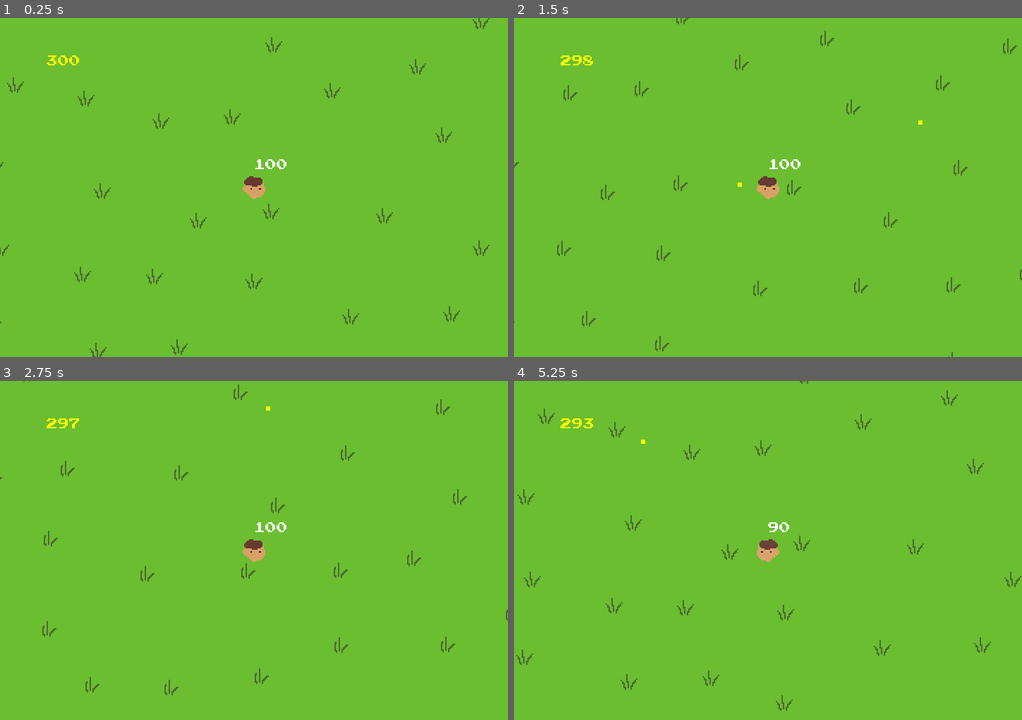
Above: before the commit, frames 1-4 (two rows, left to right).
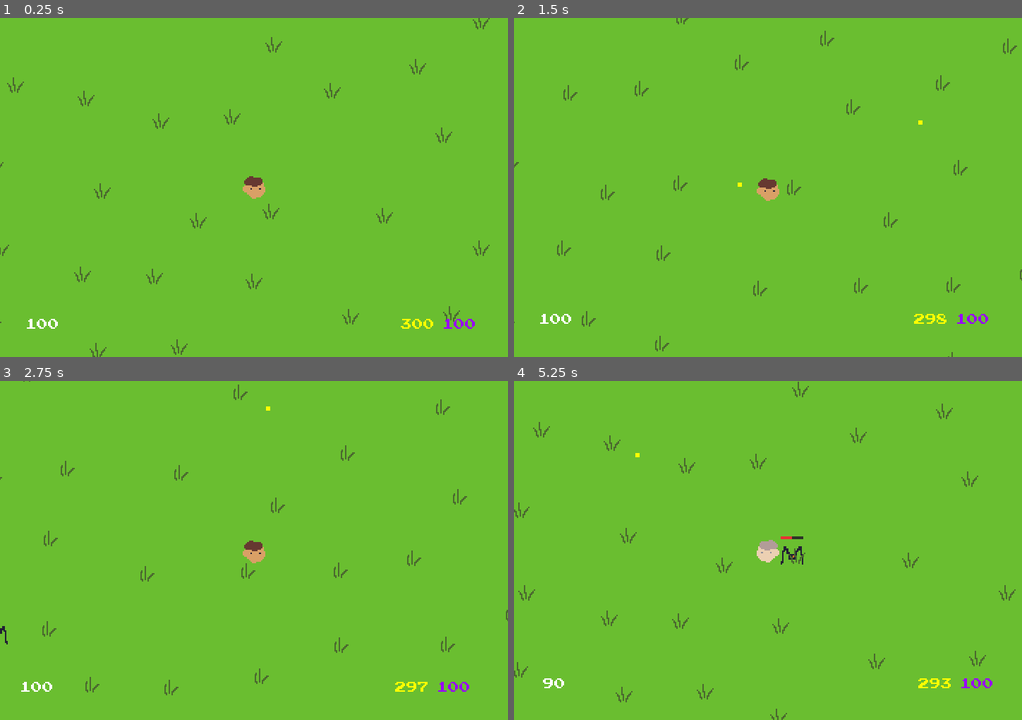
Above: after the commit, the same moments.

Repository: alecray/2d-game
Game: Godot game, scene res://scenes/main.tscn
The game is run twice, just before and just after one commit, with the same random seed, the same clock (stepped at 60 frames per second) and the same inputs.
Inputs (mouse positions are in pixels of both pictures, inside the frame that each line leads up to):
- Up to frame 1 (0.25 s): no input
- Up to frame 2 (1.5 s): move the mouse to (879, 170) at 0.52 s; hold D 0.53-1.28 s; click (879, 170) at 0.67 s; move the mouse to (666, 204) at 1.27 s; hold S from 1.28 s (still down); click (666, 204) at 1.42 s
- Up to frame 3 (2.75 s): move the mouse to (304, 475) at 2.02 s; release S at 2.03 s; hold D from 2.03 s (still down); click (304, 475) at 2.17 s
- Up to frame 4 (5.25 s): move the mouse to (742, 618) at 2.77 s; release D at 2.78 s; hold W 2.78-3.53 s; click (742, 618) at 2.92 s; move the mouse to (920, 601) at 3.52 s; hold A 3.53-5.03 s; click (920, 601) at 3.67 s; move the mouse to (615, 499) at 4.27 s; click (615, 499) at 4.42 s; move the mouse to (793, 550) at 5.02 s; hold S from 5.03 s (still down); click (793, 550) at 5.17 s

The runs differ from the first frame. In frame 1, 0.4% of the frame differs, in the area x 5-94%, y 11-92%; in frame 2, 0.5%; in frame 3, 0.5%; in frame 4, 2.4%, in the area x 0-100%, y 0-100%.

Commit message:
add elite enemy packs, magic wave ability, mana system, UI bob, enemy health bars, and pack aggression
- Elite enemies spawn in packs of 3 with blue glow shader, 1.5x size/speed, and shared pack_id so damaging one enrages the whole pack
- Magic wave ability on right-click expands outward, costs mana, and has a 30s cooldown
- Mana regenerates over time; UI label goes translucent while on cooldown
- Player walk bob using abs(sin) for footstep feel
- UI Control node bobs opposite to player velocity
- Enemy health bars drawn procedurally via _draw(); green/red threshold at 50%
- Bullets call take_damage(5) instead of die() directly; enemy rages for 1.5s on hit regardless of distance
- Refactored UI labels to signal-driven classes (health_label, ammo_label, mana_label)
- Tuned enemy HP: normal 10, elite 30

Co-Authored-By: Claude Sonnet 4.6 <noreply@anthropic.com>

Diff:
--- /dev/null
+++ b/assets/shaders/blue_glow.gdshader
@@ -0,0 +1,15 @@
+shader_type canvas_item;
+
+void fragment() {
+	vec4 tex = texture(TEXTURE, UV);
+
+	// shift the sprite colour toward bright blue
+	vec3 blue = vec3(0.1, 0.45, 1.0);
+	vec3 tinted = mix(tex.rgb, blue * length(tex.rgb), 0.85);
+
+	// pulsing additive glow on top
+	float pulse = sin(TIME * 3.0) * 0.3 + 0.7;
+	tinted += vec3(0.0, 0.25, 1.0) * pulse * tex.a * 0.6;
+
+	COLOR = vec4(tinted, tex.a);
+}
--- a/scenes/main.gd
+++ b/scenes/main.gd
@@ -7,11 +7,15 @@
 const MIN_SPAWN_INTERVAL = 0.25  # fastest the spawner can ever get
 const SPAWN_DISTANCE = 300.0
 const KILLS_PER_EXTRA_ENEMY = 30  # one extra enemy spawned per tick for every N kills
+const CLUSTER_SPREAD = 40.0       # how far apart enemies in the same cluster can spawn
 const MAX_ENEMIES = 100
+const ELITE_CHANCE = 0.15   # 15% chance a cluster spawns as elite
+const ELITE_PACK_SIZE = 3   # elite clusters always spawn this many
 
 @onready var player = $CharacterBody2D_Player
 @onready var grass_parent = $GrassParent
 var spawn_timer = 0.0
+var _next_pack_id = 0
 
 func _get_spawn_interval() -> float:
 	var kills = get_node("/root/GameState").kills
@@ -32,21 +36,37 @@
 	spawn_timer -= delta
 	if spawn_timer <= 0:
 		var current = get_tree().get_nodes_in_group("enemy").size()
-		for i in _get_spawn_count():
-			if current + i < MAX_ENEMIES:
-				spawn_enemy()
+		var count = _get_spawn_count()
+		if current < MAX_ENEMIES:
+			# roll elite once per cluster — elites always come in a fixed pack size
+			var is_elite = randf() < ELITE_CHANCE
+			var cluster_origin = _get_cluster_origin()
+			var spawn_count = ELITE_PACK_SIZE if is_elite else count
+			var pack_id = -1
+			if is_elite:
+				pack_id = _next_pack_id
+				_next_pack_id += 1
+			for i in spawn_count:
+				if current + i < MAX_ENEMIES:
+					spawn_enemy(cluster_origin, is_elite, pack_id)
 		spawn_timer = _get_spawn_interval()
 
-## Spawns an enemy at random distance/angle from player
-func spawn_enemy() -> void:
+## Returns a random point just outside the player's view to use as a cluster center
+func _get_cluster_origin() -> Vector2:
+	var angle = randf() * TAU
+	var distance = randf_range(SPAWN_DISTANCE * 0.8, SPAWN_DISTANCE)
+	return player.global_position + Vector2.from_angle(angle) * distance
+
+## Spawns one enemy near the given cluster origin
+func spawn_enemy(cluster_origin: Vector2, is_elite: bool = false, pack_id: int = -1) -> void:
 	var enemy = ENEMY_SCENE.instantiate()
-	var random_angle = randf() * TAU
-	var random_distance = randf_range(SPAWN_DISTANCE * 0.8, SPAWN_DISTANCE)
-	var spawn_pos = player.global_position + Vector2.from_angle(random_angle) * random_distance
-
-	enemy.global_position = spawn_pos
+	var scatter = Vector2.from_angle(randf() * TAU) * randf() * CLUSTER_SPREAD
+	enemy.global_position = cluster_origin + scatter
 	enemy.add_to_group("enemy")
 	add_child(enemy)
+	if is_elite:
+		enemy.make_elite()
+		enemy.pack_id = pack_id
 
 ## Generates grass using blue noise algorithm for natural distribution
 func spawn_grass_in_area(count: int, area_size: Vector2, area_offset: Vector2) -> void:
--- a/scenes/main.tscn
+++ b/scenes/main.tscn
@@ -4,7 +4,11 @@
 [ext_resource type="Texture2D" uid="uid://c0gxy12jx3ry4" path="res://assets/sprites/backgrounds/background-1.png" id="1_o5qli"]
 [ext_resource type="Texture2D" uid="uid://sulbw2ssknko" path="res://assets/sprites/characters/character1.png" id="2_0wfyh"]
 [ext_resource type="Script" uid="uid://cc5lka85pb1ok" path="res://scripts/characters/player.gd" id="2_sugp2"]
-[ext_resource type="FontFile" path="res://assets/fonts/PressStart2P-Regular.ttf" id="3_font"]
+[ext_resource type="FontFile" uid="uid://d1ajy0i3e10af" path="res://assets/fonts/PressStart2P-Regular.ttf" id="3_font"]
+[ext_resource type="Script" uid="uid://de21due6jb8ri" path="res://scripts/ui/health_label.gd" id="4_hlabel"]
+[ext_resource type="Script" uid="uid://cuwtouh3ix8h7" path="res://scripts/ui/ammo_label.gd" id="5_alabel"]
+[ext_resource type="Script" uid="uid://8st331s4dgtn" path="res://scripts/ui/ui_bob.gd" id="6_uibob"]
+[ext_resource type="Script" uid="uid://65styo81avaq" path="res://scripts/ui/mana_label.gd" id="7_mlabel"]
 
 [sub_resource type="RectangleShape2D" id="RectangleShape2D_o5qli"]
 size = Vector2(32, 32)
@@ -41,28 +45,52 @@
 [node name="Camera2D" type="Camera2D" parent="CharacterBody2D_Player" unique_id=1807067164]
 
 [node name="UI" type="Control" parent="CharacterBody2D_Player/Camera2D" unique_id=1410296028]
-custom_minimum_size = Vector2(650, 400)
+custom_minimum_size = Vector2(680, 440)
 layout_mode = 3
-anchors_preset = 0
-offset_left = -322.0
-offset_top = -199.0
-offset_right = 328.0
-offset_bottom = 201.0
+anchors_preset = 8
+anchor_left = 0.5
+anchor_top = 0.5
+anchor_right = 0.5
+anchor_bottom = 0.5
+offset_left = -340.0
+offset_top = -220.0
+offset_right = 340.0
+offset_bottom = 220.0
+grow_horizontal = 2
+grow_vertical = 2
+script = ExtResource("6_uibob")
 
-[node name="Label_Ammo" type="Label" parent="CharacterBody2D_Player/Camera2D/UI" unique_id=1397098709]
-layout_mode = 0
-offset_left = 28.0
-offset_top = 12.0
-offset_right = 68.0
-offset_bottom = 35.0
+[node name="Bottom_Left" type="Node2D" parent="CharacterBody2D_Player/Camera2D/UI" unique_id=2072939989]
+position = Vector2(23, 427)
+
+[node name="Label_Health" type="Label" parent="CharacterBody2D_Player/Camera2D/UI/Bottom_Left" unique_id=292366797]
+offset_left = -7.0
+offset_top = -21.0
+offset_right = 41.0
+offset_bottom = 19.0
+theme_override_fonts/font = ExtResource("3_font")
+text = "100"
+script = ExtResource("4_hlabel")
+
+[node name="Label_Ammo" type="Label" parent="CharacterBody2D_Player/Camera2D/UI/Bottom_Left" unique_id=1397098709]
+offset_left = 525.0
+offset_top = -21.0
+offset_right = 573.0
+offset_bottom = 2.0
 theme_override_colors/font_color = Color(1, 1, 0, 1)
 theme_override_fonts/font = ExtResource("3_font")
+text = "300"
+script = ExtResource("5_alabel")
 
-[node name="Label_Health" type="Label" parent="CharacterBody2D_Player" unique_id=292366797]
-offset_top = -40.0
-offset_right = 40.0
+[node name="Label_Mana" type="Label" parent="CharacterBody2D_Player/Camera2D/UI/Bottom_Left" unique_id=1967364529]
+offset_left = 584.0
+offset_top = -21.0
+offset_right = 632.0
+offset_bottom = 2.0
+theme_override_colors/font_color = Color(0.6, 0, 1, 1)
+theme_override_fonts/font = ExtResource("3_font")
 text = "100"
-theme_override_fonts/font = ExtResource("3_font")
+script = ExtResource("7_mlabel")
 
 [node name="HurtBox" type="Area2D" parent="CharacterBody2D_Player" unique_id=1944499096]
 
--- a/scripts/characters/bullet.gd
+++ b/scripts/characters/bullet.gd
@@ -18,6 +18,6 @@
 func _on_area_entered(area: Area2D) -> void:
 	if area.is_in_group("enemy_hitbox"):
 		var enemy = area.get_parent()
-		if enemy.has_method("die"):
-			enemy.die()
+		if enemy.has_method("take_damage"):
+			enemy.take_damage(5)
 		queue_free()
--- a/scripts/characters/enemy.gd
+++ b/scripts/characters/enemy.gd
@@ -1,12 +1,12 @@
 ## Enemy character with random movement and direction changes
 extends CharacterBody2D
 
-const SPEED = 100.0           # normal wandering speed
-const CHASE_SPEED = 220.0     # speed when chasing the player
-const ACCELERATION = 250.0    # how fast the enemy speeds up or slows down
+var SPEED = 100.0           # normal wandering speed
+var CHASE_SPEED = 220.0     # speed when chasing the player
+var ACCELERATION = 250.0    # how fast the enemy speeds up or slows down
 const CHANGE_DIRECTION_TIME = 2.0  # max seconds before picking a new wander direction
 const DETECTION_RANGE = 200.0 # how close the player has to be before the enemy notices them
-const DAMAGE = 10              # damage dealt to player on contact
+var DAMAGE = 10              # damage dealt to player on contact
 const SEPARATION_RADIUS = 28.0 # enemies start pushing apart within this distance
 const SEPARATION_FORCE = 80.0  # strength of that push
 const FloatingText = preload("res://scripts/utils/floating_text.gd")
@@ -14,6 +14,11 @@
 # each enemy is assigned one drop type on spawn — 30% ammo, 30% health, 40% nothing
 enum DropType { NONE, AMMO, HEALTH }
 var drop_type = DropType.NONE
+
+var max_health = 10
+var health = max_health
+var rage_timer = 0.0  # while > 0, enemy charges at boosted speed
+var pack_id = -1      # shared ID for elite pack-mates; -1 means no pack
 
 var direction = Vector2.ZERO  # which way the enemy is currently moving
 var time_until_change = 0.0   # countdown until the next random direction change
@@ -39,10 +44,12 @@
 func _physics_process(delta: float) -> void:
 	var player = get_tree().get_first_node_in_group("player")
 
-	if player and global_position.distance_to(player.global_position) <= DETECTION_RANGE:
-		# player is nearby — point straight at them and accelerate
+	var in_range = player and global_position.distance_to(player.global_position) <= DETECTION_RANGE
+	if player and (in_range or rage_timer > 0):
+		# chase the player — at double speed if enraged from taking a hit
 		direction = (player.global_position - global_position).normalized()
-		current_speed = move_toward(current_speed, CHASE_SPEED, ACCELERATION * delta)
+		var target_speed = CHASE_SPEED * (2.0 if rage_timer > 0 else 1.0)
+		current_speed = move_toward(current_speed, target_speed, ACCELERATION * delta)
 	else:
 		# player is far away — wander randomly and slow back down
 		time_until_change -= delta
@@ -51,6 +58,7 @@
 			time_until_change = randf_range(0.5, CHANGE_DIRECTION_TIME)
 		current_speed = move_toward(current_speed, SPEED, ACCELERATION * delta)
 
+	rage_timer -= delta
 	velocity = direction * current_speed + _get_separation()
 	move_and_slide()
 
@@ -76,18 +84,50 @@
 	var random_angle = randf() * TAU  # TAU is a full 360 degrees in radians
 	direction = Vector2.from_angle(random_angle)
 
+func take_damage(amount: int) -> void:
+	health -= amount
+	rage_timer = 1.5  # lunge at the player for 1.5s after being hit
+	queue_redraw()
+	if pack_id != -1:
+		for body in get_tree().get_nodes_in_group("enemy"):
+			if body != self and body.pack_id == pack_id:
+				body.rage_timer = 1.5
+	if health <= 0:
+		die()
+
+func _draw() -> void:
+	if health >= max_health:
+		return
+	var bar_width = 32.0
+	var bar_height = 4.0
+	var bar_pos = Vector2(-bar_width / 2, -26)
+	draw_rect(Rect2(bar_pos, Vector2(bar_width, bar_height)), Color(0.15, 0.15, 0.15, 0.9))
+	var fill = bar_width * (float(health) / max_health)
+	var col = Color(0.2, 0.85, 0.2) if health > max_health * 0.5 else Color(0.9, 0.2, 0.2)
+	draw_rect(Rect2(bar_pos, Vector2(fill, bar_height)), col)
+
+## Turns this enemy elite — applies a blue glow shader to mark it visually
+func make_elite() -> void:
+	var mat = ShaderMaterial.new()
+	mat.shader = preload("res://assets/shaders/blue_glow.gdshader")
+	$AnimatedSprite2D_Enemy1.material = mat
+	scale = Vector2(1.5, 1.5)
+	CHASE_SPEED *= 1.5
+	ACCELERATION *= 1.5
+	DAMAGE *= 2
+	max_health = 30
+	health = max_health
+
 ## Remove this enemy from the scene (called when hit by a bullet)
 func die() -> void:
 	get_node("/root/GameState").kills += 1
 	var player = get_tree().get_first_node_in_group("player")
 	if player:
 		if drop_type == DropType.AMMO:
-			player.ammo = player.MAX_AMMO
-			player.update_ammo_display()
+			player.ammo = player.MAX_AMMO  # setter emits ammo_changed automatically
 			_spawn_popup("AMMO!", Color(1, 1, 0, 1))
 		elif drop_type == DropType.HEALTH:
-			player.health = player.MAX_HEALTH
-			player.update_health_display()
+			player.health = player.MAX_HEALTH  # setter emits health_changed automatically
 			_spawn_popup("HEALTH!", Color(0, 1, 0, 1))
 	queue_free()
 
--- /dev/null
+++ b/scripts/characters/magic_wave.gd
@@ -0,0 +1,31 @@
+## Expanding purple energy wave that kills any enemy it passes through.
+## Spawn it at the player's position and it handles everything itself.
+extends Node2D
+
+const EXPAND_SPEED = 250.0  # pixels per second the wave grows
+const MAX_RADIUS = 350.0
+
+var radius = 0.0
+var _hit = {}  # tracks enemies already killed so we don't double-hit
+
+func _process(delta: float) -> void:
+	radius += EXPAND_SPEED * delta
+	queue_redraw()
+
+	for enemy in get_tree().get_nodes_in_group("enemy"):
+		if enemy in _hit:
+			continue
+		if global_position.distance_to(enemy.global_position) <= radius:
+			_hit[enemy] = true
+			enemy.die()
+
+	if radius >= MAX_RADIUS:
+		queue_free()
+
+func _draw() -> void:
+	var t = radius / MAX_RADIUS
+	var alpha = 1.0 - t
+	# solid filled disc that fades as it expands
+	draw_circle(Vector2.ZERO, radius, Color(0.55, 0.0, 1.0, alpha * 0.45))
+	# bright leading edge so the boundary reads clearly
+	draw_arc(Vector2.ZERO, radius, 0.0, TAU, 64, Color(0.9, 0.6, 1.0, alpha), 3.0)
--- a/scripts/characters/player.gd
+++ b/scripts/characters/player.gd
@@ -9,12 +9,37 @@
 const BULLET_SPAWN_OFFSET = 20.0  # how far in front of the player bullets spawn
 const FIRE_RATE = 0.1          # seconds between shots while holding the mouse button
 const MAX_AMMO = 300
+const MAX_MANA = 100
+const MAGIC_COST = 50
+const MAGIC_COOLDOWN = 30.0
+const MANA_REGEN = 5.0  # mana restored per second
+const BOB_FREQUENCY = 14.0  # cycles per second
+const BOB_AMPLITUDE = 4.0   # pixels up and down
 
-var health = MAX_HEALTH
+const MagicWave = preload("res://scripts/characters/magic_wave.gd")
+
+signal health_changed(value: int)
+signal ammo_changed(value: int)
+signal mana_changed(value: int)
+signal magic_ready_changed(is_ready: bool)
+
+var health = MAX_HEALTH:
+	set(value):
+		health = value
+		health_changed.emit(value)
 var damage_cooldown = 0.0  # counts down to zero between hits
 var fire_cooldown = 0.0    # counts down to zero between shots
-var ammo = MAX_AMMO
+var ammo = MAX_AMMO:
+	set(value):
+		ammo = value
+		ammo_changed.emit(value)
+var mana = MAX_MANA:
+	set(value):
+		mana = value
+		mana_changed.emit(int(value))
+var magic_cooldown = 0.0
 var knockback_velocity = Vector2.ZERO  # decays each frame, applied on top of movement
+var bob_time = 0.0
 
 func _ready() -> void:
 	add_to_group("player")
@@ -23,13 +48,18 @@
 	shader_mat.shader = preload("res://assets/shaders/white_flash.gdshader")
 	$Sprite2D_Player.material = shader_mat
 
-	update_health_display()
-	update_ammo_display()
+
 
 func _physics_process(delta: float) -> void:
 	_handle_movement(delta)
 	_handle_contact_damage(delta)
 	_handle_shooting(delta)
+	var was_on_cooldown = magic_cooldown > 0
+	magic_cooldown -= delta
+	if was_on_cooldown and magic_cooldown <= 0:
+		magic_ready_changed.emit(true)
+	if mana < MAX_MANA:
+		mana = min(MAX_MANA, mana + MANA_REGEN * delta)
 
 func _handle_movement(delta: float) -> void:
 	# build a direction vector from whichever WASD keys are held
@@ -53,6 +83,13 @@
 	if input_direction.x != 0:
 		$Sprite2D_Player.flip_h = input_direction.x < 0
 
+	if input_direction != Vector2.ZERO:
+		bob_time += delta * BOB_FREQUENCY
+		$Sprite2D_Player.position.y = abs(sin(bob_time)) * BOB_AMPLITUDE
+	else:
+		bob_time = 0.0
+		$Sprite2D_Player.position.y = lerpf($Sprite2D_Player.position.y, 0.0, delta * 10.0)
+
 func _handle_contact_damage(delta: float) -> void:
 	damage_cooldown -= delta
 	for body in $HurtBox.get_overlapping_bodies():
@@ -70,18 +107,21 @@
 		fire_cooldown = FIRE_RATE
 
 
+func _input(event: InputEvent) -> void:
+	if event is InputEventMouseButton and event.pressed and event.button_index == MOUSE_BUTTON_RIGHT:
+		if magic_cooldown <= 0 and mana >= MAGIC_COST:
+			var wave = MagicWave.new()
+			add_sibling(wave)
+			wave.global_position = global_position
+			mana -= MAGIC_COST
+			magic_cooldown = MAGIC_COOLDOWN
+			magic_ready_changed.emit(false)
+
 func take_damage(amount: int) -> void:
-	health = max(0, health - amount)
-	update_health_display()
+	health = max(0, health - amount)  # setter emits health_changed automatically
 	FlashUtils.flash_white($Sprite2D_Player)
 	if health <= 0:
 		get_tree().change_scene_to_file("res://scenes/game_over.tscn")
-
-func update_health_display() -> void:
-	$Label_Health.text = str(health)
-
-func update_ammo_display() -> void:
-	$Camera2D/UI/Label_Ammo.text = str(ammo)
 
 func shoot_bullet() -> void:
 	if ammo <= 0:
@@ -94,5 +134,4 @@
 	bullet.global_position = global_position + direction_to_cursor * BULLET_SPAWN_OFFSET
 	add_sibling(bullet)
 
-	ammo -= 1
-	update_ammo_display()
+	ammo -= 1  # setter emits ammo_changed automatically
--- /dev/null
+++ b/scripts/ui/ammo_label.gd
@@ -0,0 +1,10 @@
+## Listens for ammo_changed on the player and updates itself.
+## Attach this to any Label node — it finds the player by group so it works anywhere in the tree.
+extends Label
+
+func _ready() -> void:
+	await get_tree().process_frame  # wait for player's _ready() to run and register its group
+	var player = get_tree().get_first_node_in_group("player")
+	if player:
+		text = str(player.ammo)
+		player.ammo_changed.connect(func(value): text = str(value))
--- /dev/null
+++ b/scripts/ui/health_label.gd
@@ -0,0 +1,10 @@
+## Listens for health_changed on the player and updates itself.
+## Attach this to any Label node — it finds the player by group so it works anywhere in the tree.
+extends Label
+
+func _ready() -> void:
+	await get_tree().process_frame  # wait for player's _ready() to run and register its group
+	var player = get_tree().get_first_node_in_group("player")
+	if player:
+		text = str(player.health)
+		player.health_changed.connect(func(value): text = str(value))
--- /dev/null
+++ b/scripts/ui/mana_label.gd
@@ -0,0 +1,11 @@
+## Listens for mana_changed on the player and updates itself.
+## Attach this to any Label node — it finds the player by group so it works anywhere in the tree.
+extends Label
+
+func _ready() -> void:
+	await get_tree().process_frame
+	var player = get_tree().get_first_node_in_group("player")
+	if player:
+		text = str(player.mana)
+		player.mana_changed.connect(func(value): text = str(value))
+		player.magic_ready_changed.connect(func(is_ready): modulate.a = 1.0 if is_ready else 0.1)
--- /dev/null
+++ b/scripts/ui/ui_bob.gd
@@ -0,0 +1,22 @@
+## Offsets this Control node opposite to the player's movement direction,
+## giving the UI a weighted, bouncy feel. Attach to any Control node.
+extends Control
+
+const BOB_STRENGTH = 8.0   # max pixel offset in each direction
+const BOB_SPEED = 10.0     # how quickly it snaps back to the rest position
+
+var rest_position: Vector2
+
+func _ready() -> void:
+	rest_position = position
+
+func _process(delta: float) -> void:
+	var player = get_tree().get_first_node_in_group("player")
+	if not player:
+		return
+
+	var bob_offset = Vector2.ZERO
+	if player.velocity.length() > 10.0:
+		bob_offset = -player.velocity.normalized() * BOB_STRENGTH
+
+	position = position.lerp(rest_position + bob_offset, delta * BOB_SPEED)
Not shown, added: assets/shaders/blue_glow.gdshader.uid
Not shown, added: scripts/characters/magic_wave.gd.uid
Not shown, added: scripts/ui/ammo_label.gd.uid
Not shown, added: scripts/ui/health_label.gd.uid
Not shown, added: scripts/ui/mana_label.gd.uid
Not shown, added: scripts/ui/ui_bob.gd.uid
